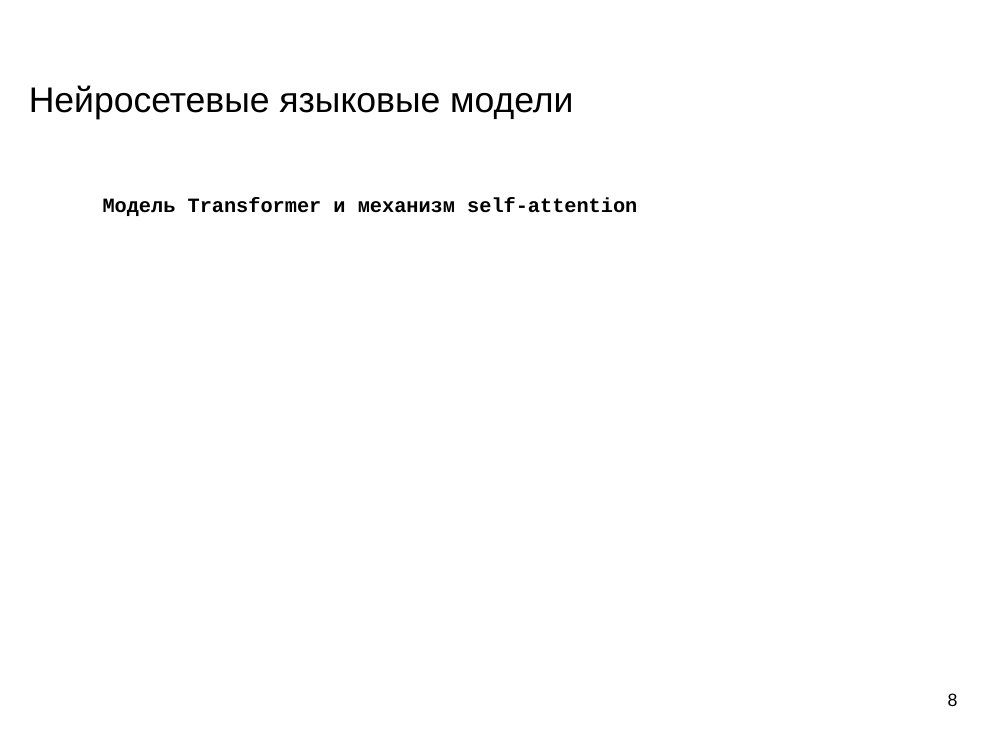
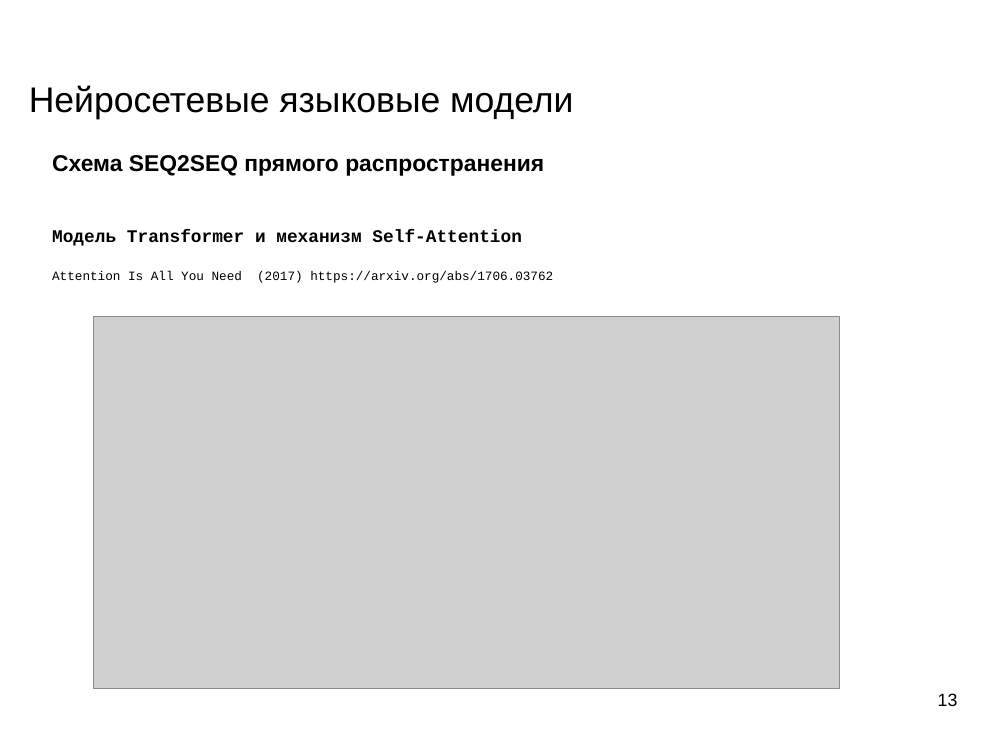
Before and after one commit to mechanoid5/ml_nlp_2022, a slide deck: slide 13 of 11-ann-lang-model.odp (slide 8 before the commit). Drawn at 1008x756 pixels with LibreOffice and Linux fonts; fonts in the diff are those of the drawing; grey boxes stand for pictures; background and template pictures are left out. Boxes give left, top, right and bottom in pixels: in the first picture for what was removed or moved away, otherwise in the second. Text is boxed around its words. In the diff, an @@ line names an element or a change of style, - is before the commit and + after.

```diff
--- a/11-ann-lang-model.odp
+++ b/11-ann-lang-model.odp
@@ text at [52,155,553,283]: text changed; size 16 to 10 pt @@
-Модель Transformer и механизм self-attention
+Схема SEQ2SEQ прямого распространения
+Модель Transformer и механизм Self-Attention
+Attention Is All You Need (2017) https://arxiv.org/abs/1706.03762
@@ picture added at [93,316,840,689] @@
@@ page number at [938,693,958,706]: text changed @@
-8
+13
```
Also in this commit, not shown: 5 other slides changed, 6 slides added, 1 slide removed.
